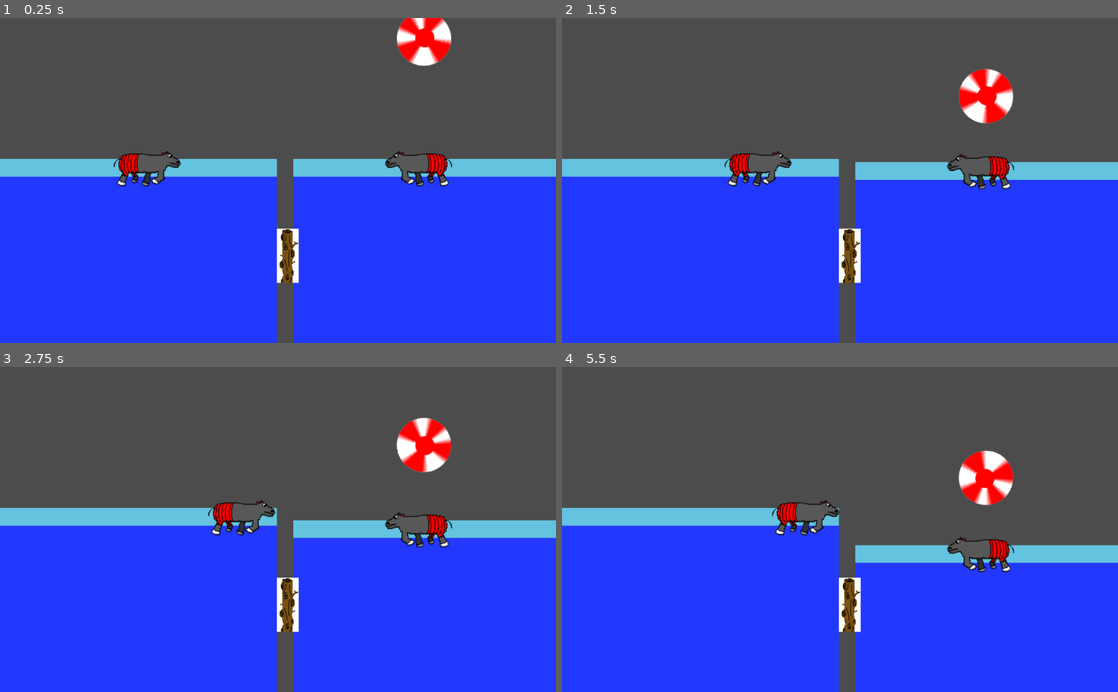
Above: before the commit, frames 1-4 (two rows, left to right).
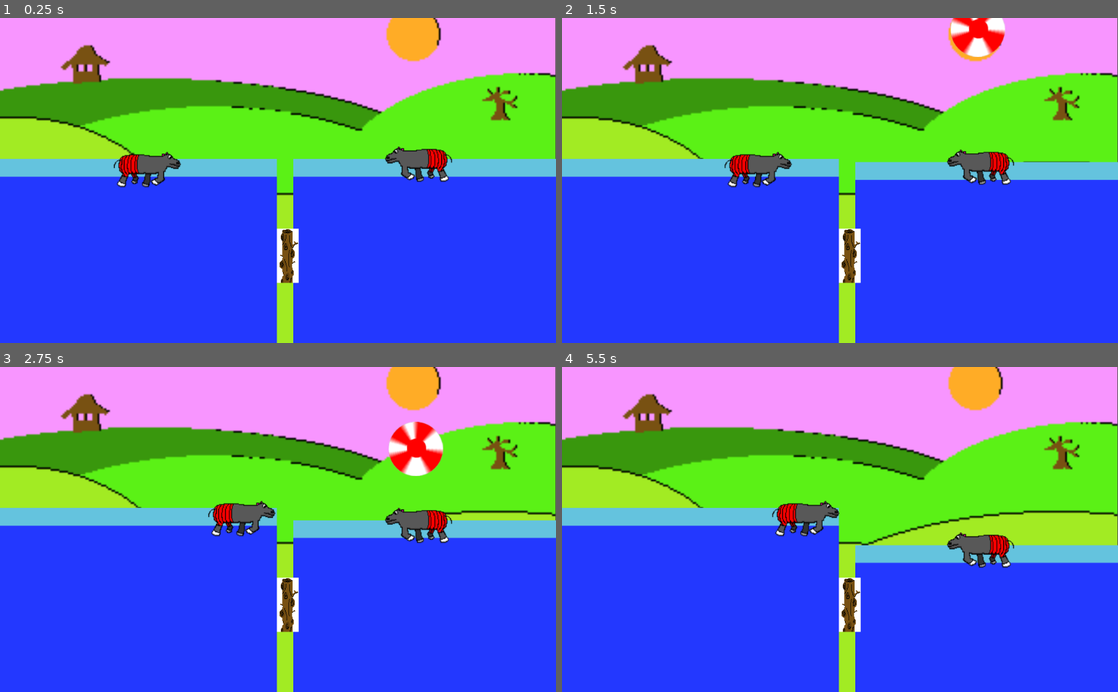
Above: after the commit, the same moments.

Repository: TeamGalileoRobotics/whippo
Game: Godot game, scene res://main.tscn
Two runs of this game, one before a commit and one after it. Both use one fixed random seed, a clock stepped at 60 frames per second and the inputs below.
Inputs:
- Up to frame 1 (0.25 s): no input
- Up to frame 2 (1.5 s): hold D (playerLeft_right) 0.53-1.28 s; hold S (playerLeft_down) from 1.28 s (still down)
- Up to frame 3 (2.75 s): release S (playerLeft_down) at 2.03 s; hold D (playerLeft_right) from 2.03 s (still down)
- Up to frame 4 (5.5 s): release D (playerLeft_right) at 2.78 s; hold W (playerLeft_up) 2.78-3.53 s; hold S (playerLeft_down) from 3.53 s (still down)

The runs differ from the first frame. In frame 1, 45% of the frame differs, in the area x 0-100%, y 0-100%; in frame 2, 46%; in frame 3, 47%; in frame 4, 51%.

Commit message:
Background yaay haha :D

Diff:
--- a/main.tscn
+++ b/main.tscn
@@ -8,6 +8,7 @@
 [ext_resource path="res://hippoLeft.gd" type="Script" id=6]
 [ext_resource path="res://hippoRight.gd" type="Script" id=7]
 [ext_resource path="res://ball.tscn" type="PackedScene" id=8]
+[ext_resource path="res://sprites/background.png" type="Texture" id=9]
 
 [sub_resource type="RectangleShape2D" id=1]
 
@@ -17,7 +18,7 @@
 [sub_resource type="RectangleShape2D" id=2]
 
 custom_solver_bias = 0.0
-extents = Vector2( 240.926, 41.6653 )
+extents = Vector2( 240.926, 50 )
 
 [sub_resource type="RectangleShape2D" id=3]
 
@@ -71,7 +72,7 @@
 
 [node name="CollisionShape2D" type="CollisionShape2D" parent="waterLeft" index="1"]
 
-position = Vector2( 255.901, 89.9174 )
+position = Vector2( 254.05, 100.021 )
 scale = Vector2( 1.03517, 1 )
 shape = SubResource( 2 )
 
@@ -118,9 +119,7 @@
 
 [node name="ball" parent="." index="5" instance=ExtResource( 8 )]
 
-position = Vector2( 780.879, 35.376 )
-applied_torque = 1000.0
-_sections_unfolded = [ "Applied Forces", "Linear" ]
+position = Vector2( 765.73, -87.4258 )
 
 [node name="wallLeft" type="StaticBody2D" parent="." index="6"]
 
@@ -156,6 +155,14 @@
 position = Vector2( 245.242, -6.84961 )
 shape = SubResource( 3 )
 
+[node name="background" type="Sprite" parent="." index="8"]
+
+position = Vector2( 510, 320 )
+scale = Vector2( 3.20653, 3.20653 )
+z_index = -1
+texture = ExtResource( 9 )
+_sections_unfolded = [ "Z Index" ]
+
 
 [editable path="hippoLeft"]
 [editable path="hippoRight"]
Not shown: 1 places in main.tscn that only renumber resources
